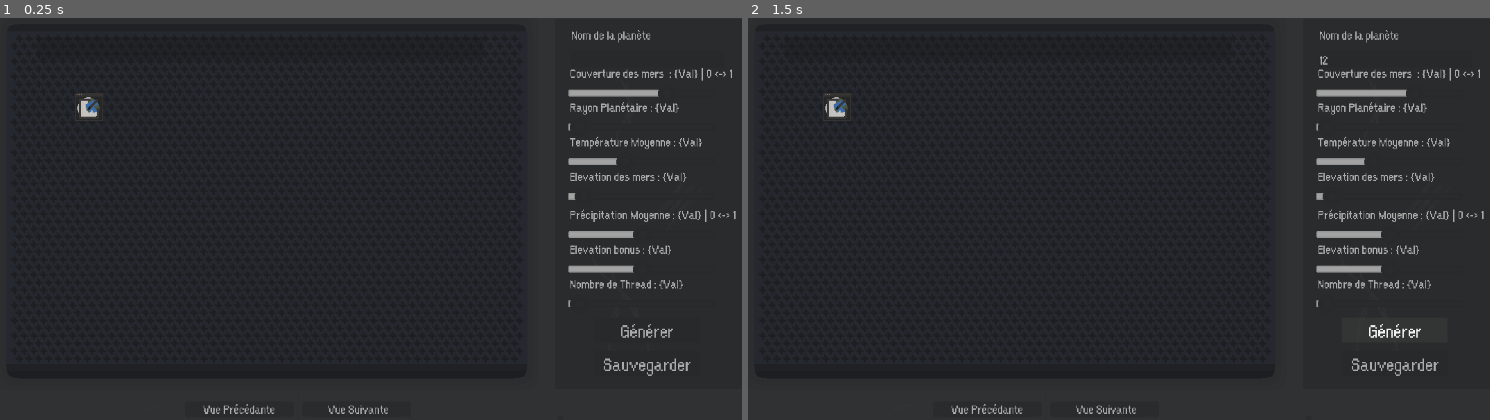
Above: before the commit, frames 1-2 (left to right).
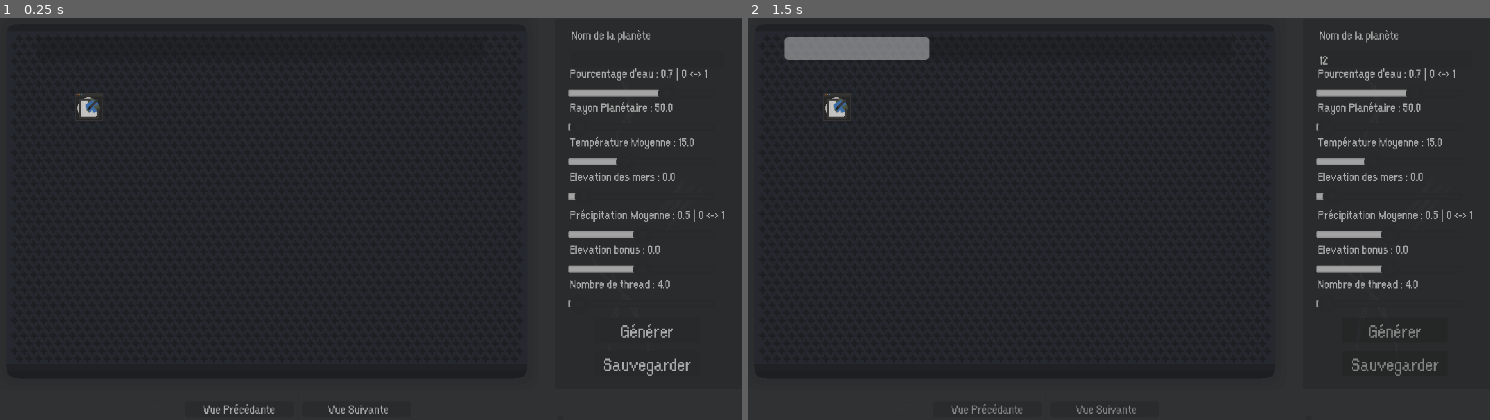
Above: after the commit, the same moments.

Repository: Jujedie/PlanetGenerator
Game: Godot game, scene res://data/scn/master.tscn
The game is run twice, just before and just after one commit, with the same random seed, the same clock (stepped at 60 frames per second) and the same inputs.
Inputs (mouse positions are in pixels of both pictures, inside the frame that each line leads up to):
- Up to frame 1 (0.25 s): no input
- Up to frame 2 (1.5 s): click (1393, 58) at 0.52 s; type "12" at 0.6 s; click "Générer" at 1.25 s

The runs differ from the first frame. In frame 1, 0.6% of the frame differs, in the area x 76-100%, y 12-68%; in frame 2, 2.0%, in the area x 4-100%, y 4-99%.
Error before the commit: Parse Error: Could not parse global class "PlanetGenerator" from "res://src/planetGenerator.gd". (res://src/master.gd:3)

Commit message:
Refactor addProgress method to use call_deferred for updating render progress and remove duplicate nb_thread variable declaration.

Diff:
--- a/src/planetGenerator.gd
+++ b/src/planetGenerator.gd
@@ -14,7 +14,6 @@
 var percent_eau_monde : float
 var elevation_modifier: int
 var nb_thread         : int
-var nb_thread          : int
 
 # Images générées
 var elevation_map    : Image
@@ -384,9 +383,9 @@
 func is_ready() -> bool:
 	return self.elevation_map != null and self.precipitation_map != null and self.temperature_map != null and self.water_map != null and self.biome_map != null and self.final_map != null
 
-func addProgress( value ) -> void:
+func addProgress(value) -> void:
 	if self.renderProgress != null:
-		self.renderProgress.value += value
+		self.renderProgress.call_deferred("set_value", self.renderProgress.value + value)
 
 static func save_image(image: Image, file_name: String) -> String:
 	var dir = DirAccess.open("res://data/img/temp")
